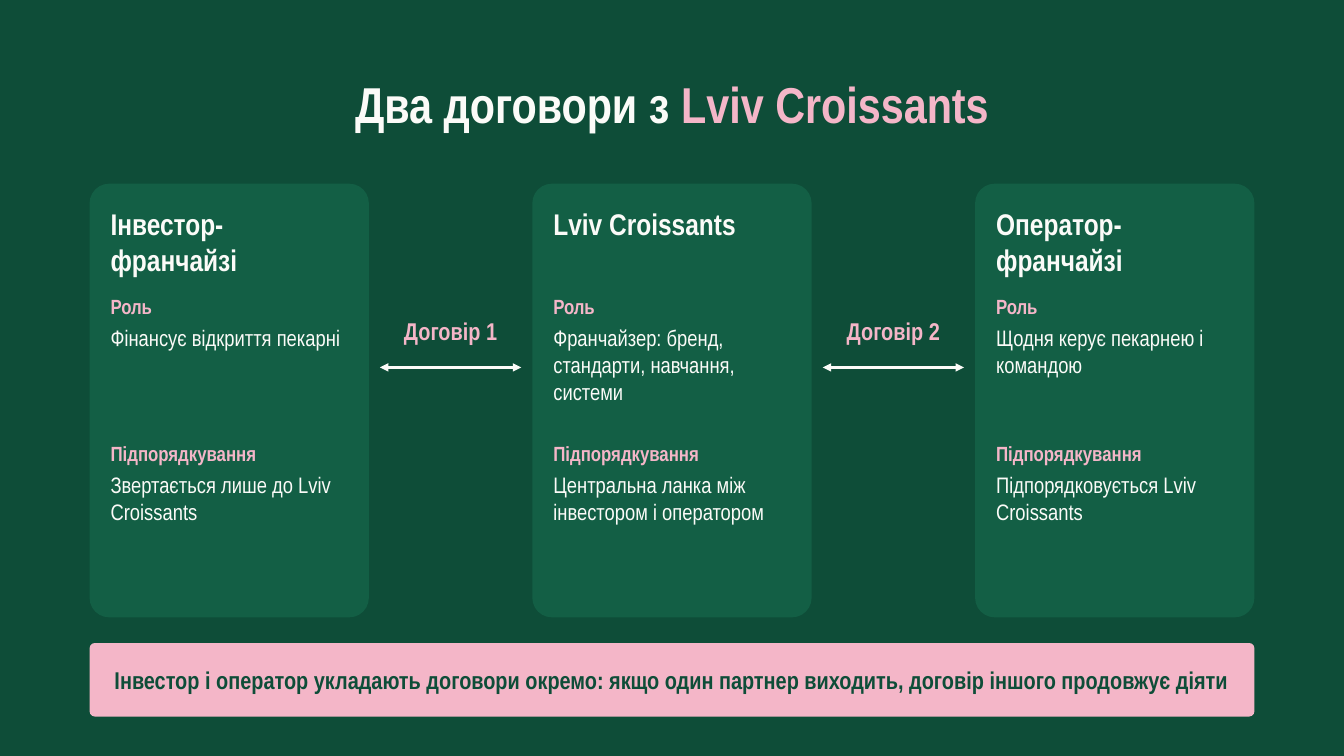
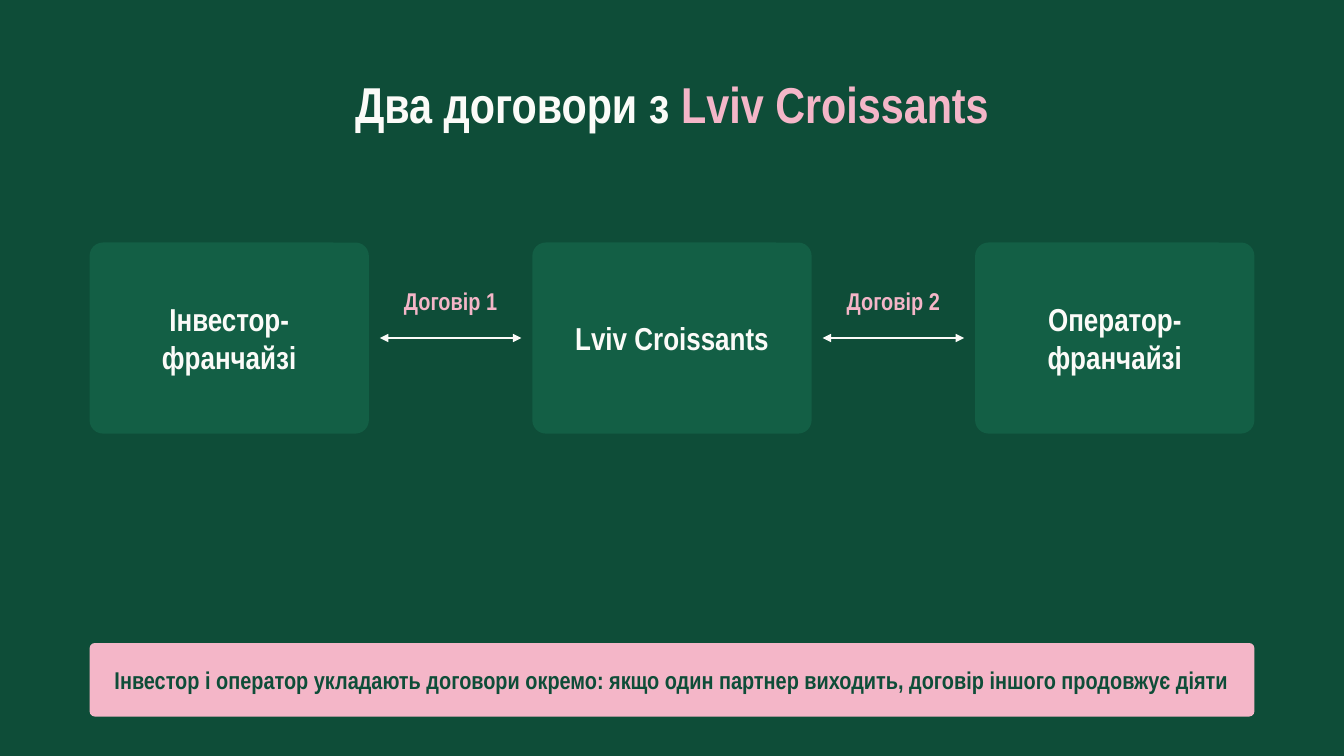
Before and after one commit to denfidiriv-cmyk/xcrypto, a slide deck: slide 27 of presentation_with_contract.pptx. Drawn at 1344x756 pixels with LibreOffice and Linux fonts; fonts in the diff are those of the drawing. Boxes give left, top, right and bottom in pixels: in the first picture for what was removed or moved away, otherwise in the second. Text is boxed around its words. In the diff, an @@ line names an element or a change of style, - is before the commit and + after.

```diff
--- a/presentation_with_contract.pptx
+++ b/presentation_with_contract.pptx
@@ rounded rectangle resized from (x1=89, y1=183, x2=369, y2=617) to (x1=89, y1=243, x2=369, y2=433) @@
@@ text "Інвестор-франчайзі" moved from (x1=111, y1=214, x2=238, y2=277) to (x1=162, y1=309, x2=296, y2=376) @@
@@ rounded rectangle resized from (x1=532, y1=183, x2=812, y2=617) to (x1=532, y1=243, x2=812, y2=433) @@
@@ text "Lviv Croissants" moved from (x1=553, y1=213, x2=736, y2=236) to (x1=575, y1=327, x2=768, y2=351) @@
@@ rounded rectangle resized from (x1=975, y1=183, x2=1255, y2=617) to (x1=975, y1=243, x2=1255, y2=433) @@
@@ size 32 to 34 pt; alignment left to centre; vertical alignment top to middle in 3 elements at (x1=162, y1=309, x2=296, y2=376), (x1=575, y1=327, x2=768, y2=351), (x1=1048, y1=309, x2=1182, y2=376) @@
@@ text "Оператор-франчайзі" moved from (x1=996, y1=214, x2=1123, y2=277) to (x1=1048, y1=309, x2=1182, y2=376) @@
@@ text removed at (x1=111, y1=300, x2=340, y2=351) @@
-Роль
-Фінансує відкриття пекарні
@@ text removed at (x1=553, y1=300, x2=735, y2=401) @@
-Роль
-Франчайзер: бренд, стандарти, навчання, системи
@@ text removed at (x1=996, y1=300, x2=1203, y2=378) @@
-Роль
-Щодня керує пекарнею і командою
@@ 2 texts, 2 double arrows moved together from (x1=380, y1=322, x2=964, y2=368) to (x1=380, y1=292, x2=964, y2=338) @@
@@ text removed at (x1=111, y1=446, x2=331, y2=521) @@
-Підпорядкування
-Звертається лише до Lviv Croissants
@@ text removed at (x1=553, y1=446, x2=764, y2=525) @@
-Підпорядкування
-Центральна ланка між інвестором і оператором
@@ text removed at (x1=996, y1=446, x2=1196, y2=521) @@
-Підпорядкування
-Підпорядковується Lviv Croissants
```
